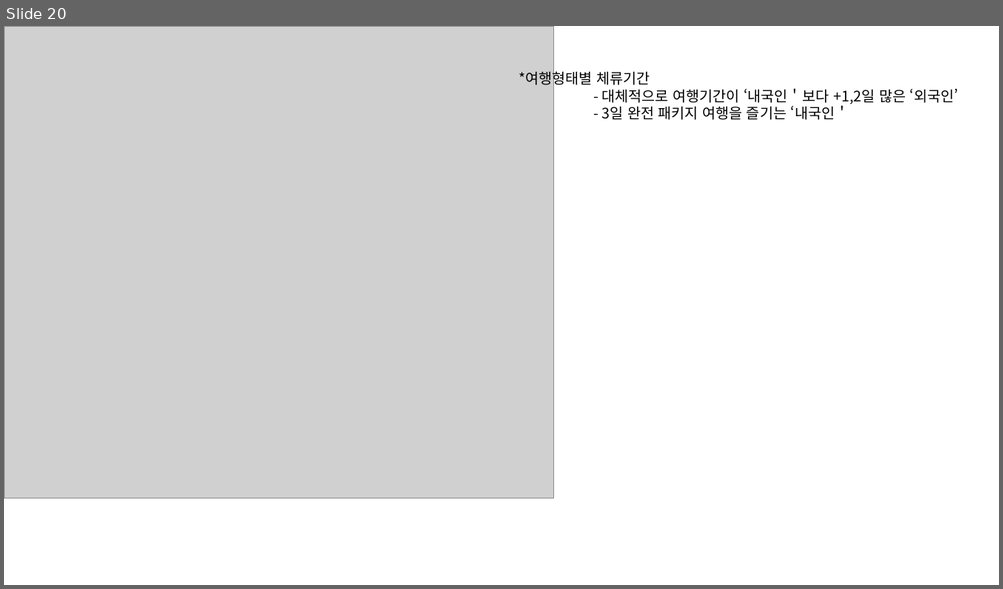
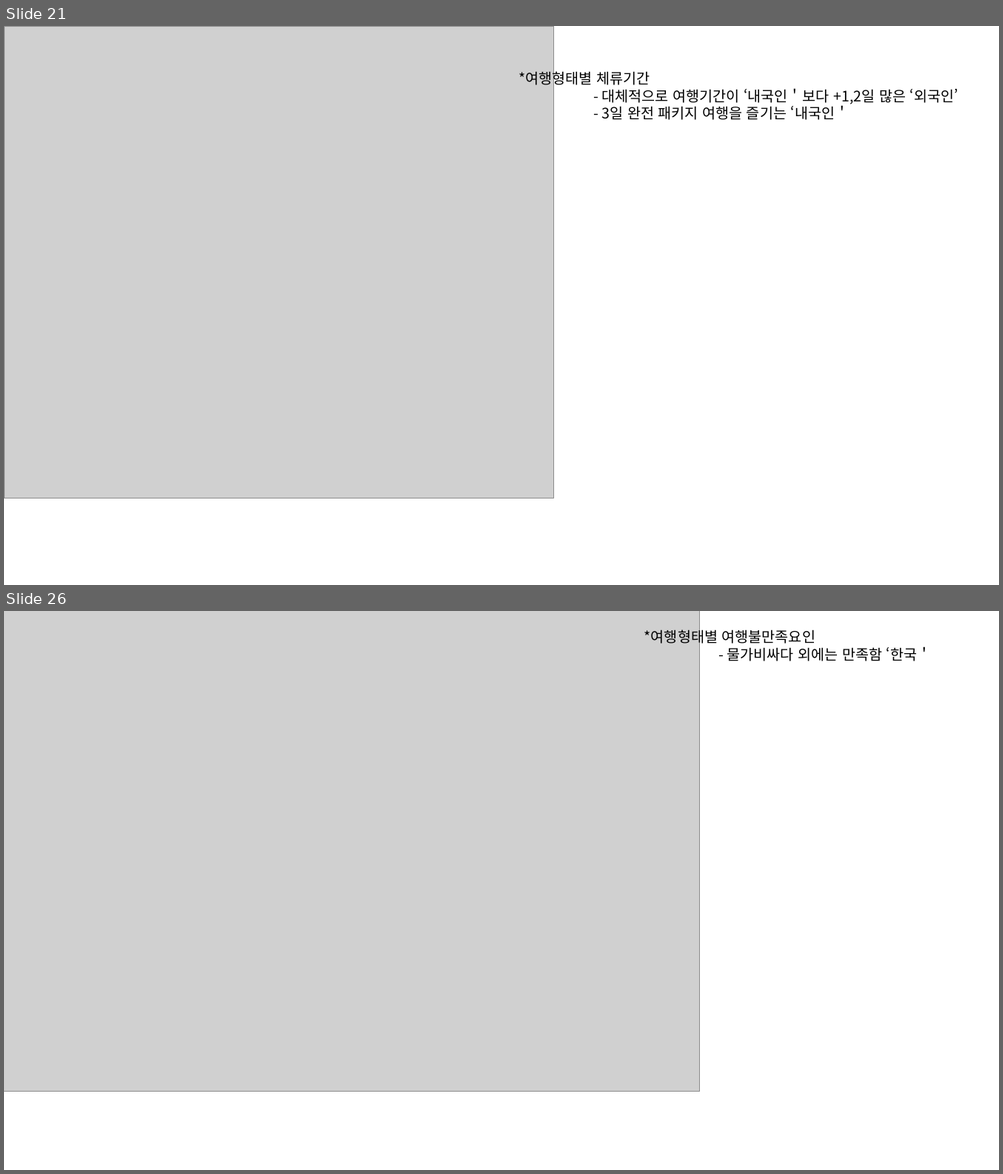
Before and after one commit to jinxin4u/work123, a slide deck: R_project/team/r 그래프.pptx. Shown one above the other, each under a label of ours: slide 20 before the commit, slides 21 and 26 after it; the slides between them are not shown. The pictures are 1003x589 and 1003x1174 pixels, drawn with LibreOffice and Linux fonts; fonts in the diff are those of the drawing; grey boxes stand for pictures. Boxes give left, top, right and bottom in pixels: in the first picture for what was removed or moved away, otherwise in the second. Text is boxed around its words. In the diff, an @@ line names an element or a change of style, - is before the commit and + after.

```diff
--- a/R_project/team/r 그래프.pptx
+++ b/R_project/team/r 그래프.pptx
@@ slide 26 added at box(4, 611, 999, 1170), background #FFFFFF @@
@@ picture added at box(4, 611, 700, 1092) @@
@@ text added at box(644, 627, 931, 661), 14 pt, text #000000 @@
+*여행형태별 여행불만족요인
+- 물가비싸다 외에는 만족함 ‘한국＇
@@ what was slide 20 is now slide 21 @@
```
Also in this commit, not shown: 2 slides changed, 7 other slides added, 48 other files.
